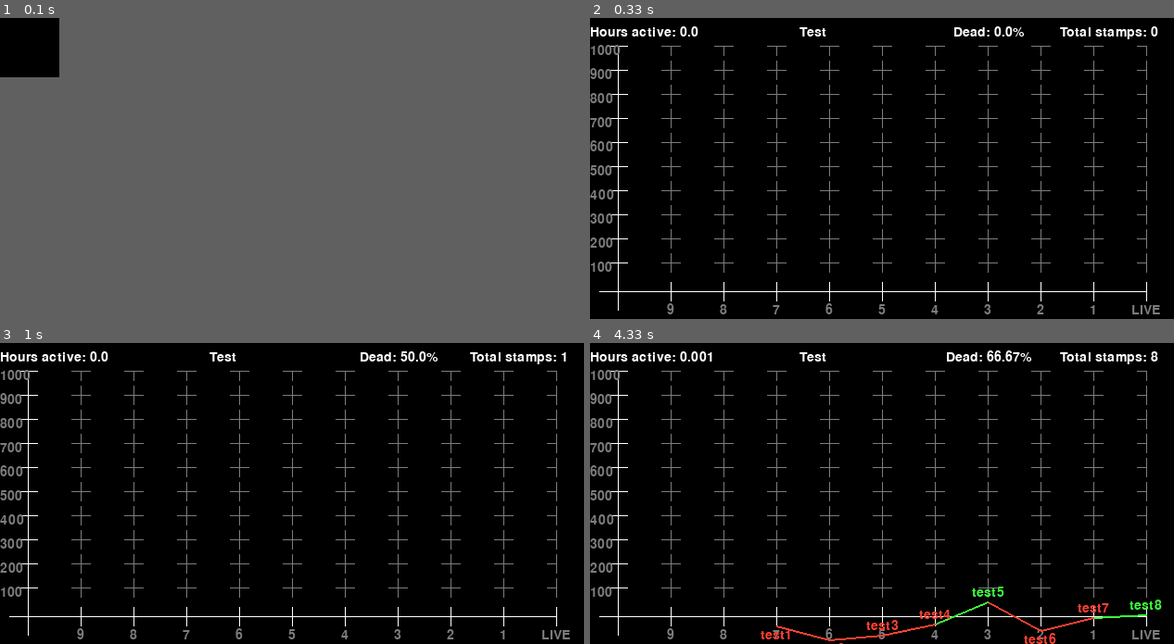
Above: before the commit, frames 1-4 (two rows, left to right).
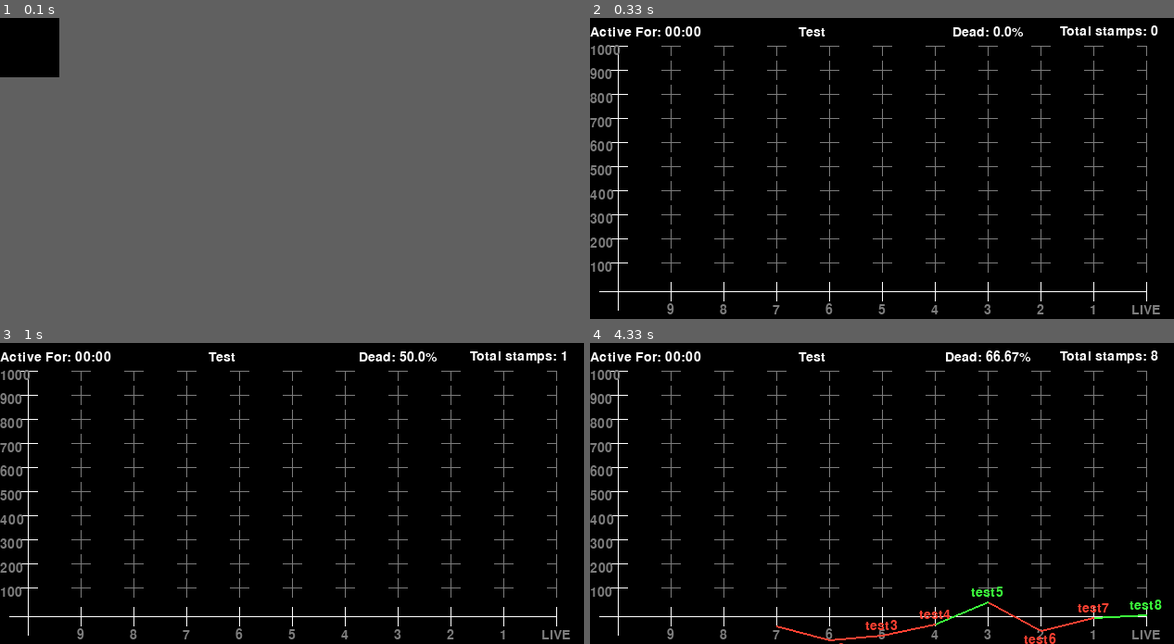
Above: after the commit, the same moments.

Repository: GerElef/pywebwatcher2
Game: pygame game, started from user_io/pygameplotter.py
Two runs of this game, one before a commit and one after it. Both use one fixed random seed, a clock stepped at 60 frames per second and the inputs below.
Inputs:
- Up to frame 1 (0.1 s): no input
- Up to frame 2 (0.33 s): no input
- Up to frame 3 (1 s): no input
- Up to frame 4 (4.33 s): no input

Frame 1 is identical in both runs. In frame 2, 0.9% of the frame differs, in the area x 0-98%, y 2-8%; in frame 3, 0.9%; in frame 4, 1.3%, in the area x 0-98%, y 2-99%.

Commit message:
Removed the display of the very last server

Diff:
--- a/user_io/pygameplotter.py
+++ b/user_io/pygameplotter.py
@@ -87,12 +87,13 @@
 
     def draw_misc(self):
         if self.timer:
-            epoch_hours = round(((time() - self.start_time) / 60) / 60, 3)
-            self.draw_text(f"Hours active: {epoch_hours}", self.WHITE, (int(self.MARGIN_W), int(self.MARGIN_H / 2)),
-                           offset_x=10)
+            minutes, seconds = divmod(time() - self.start_time, 60)
+            hours, minutes = divmod(minutes, 60)
+            self.draw_text(f"Active For: {hours:02.0f}:{minutes:02.0f}", self.WHITE,
+                                         (int(self.MARGIN_W), int(self.MARGIN_H / 2)), offset_x=10)
 
         if self.title:
-            self.draw_text(self.title, self.WHITE, (self.MARGIN_W * 8, int(self.MARGIN_H / 2)))
+            self.draw_text(self.title, self.WHITE, (int(self.MARGIN_W) * 8, int(self.MARGIN_H / 2)))
 
         self.draw_text(f"Total stamps: {self.total_stamps}", self.WHITE,
                        (self.screen.get_width() + self.MARGIN_W, int(self.MARGIN_H / 2)), offset_x=-100)
@@ -101,14 +102,17 @@
 
     def draw_text(self, s: str, colour, pos: tuple[int, int], offset_x: int = 0, offset_y: int = 0):
         surface = self.plot_font.render(s, True, colour)
-        x = round(pos[0] - surface.get_width() / 2) + offset_x
-        y = round(pos[1] - surface.get_height() / 2) + offset_y
+        x = int(pos[0] - surface.get_width() / 2) + offset_x
+        y = int(pos[1] - surface.get_height() / 2) + offset_y
         if x < 0:
             x = 0
-        if x > self.screen.get_width():
+        elif x > self.screen.get_width():
             x = self.screen.get_width()
-        if y > self.screen.get_width():
-            y = self.screen.get_width()
+
+        if y < 0:
+            y = 0
+        elif y > self.screen.get_width():
+            y = self.screen.get_height()
         self.screen.blit(surface, (x, y))
 
     def draw_stamps(self, colour_alive, colour_dead):
@@ -120,23 +124,13 @@
 
         for i in range(0, len(self.display_stamps) - 1):
             curr_point = (offset_x + self.map_x_to_plot(i), offset_y + self.map_y_to_plot(self.display_stamps[i]))
-            next_point = (offset_x + self.map_x_to_plot(i + 1), offset_y + self.map_y_to_plot(self.display_stamps[i + 1]))
+            next_point = (
+                offset_x + self.map_x_to_plot(i + 1), offset_y + self.map_y_to_plot(self.display_stamps[i + 1]))
             line_colour = colour_dead if is_dead(self.display_stamps[i]) else colour_alive
             text_offset_y = self.label_offset_y if curr_point[1] > next_point[1] else -self.label_offset_y
 
             self.draw_text(self.display_stamps[i].label, line_colour, curr_point, offset_y=text_offset_y)
             pygame.draw.line(self.screen, line_colour, curr_point, next_point, 2)
-
-        if len(self.display_stamps) > 1:
-            second_last_point = (offset_x + self.map_x_to_plot(len(self.display_stamps) - 2),
-                                 offset_y + self.map_y_to_plot(self.display_stamps[-2]))
-            last_point = (offset_x + self.map_x_to_plot(len(self.display_stamps) - 1),
-                          offset_y + self.map_y_to_plot(self.display_stamps[-1]))
-            line_colour = colour_alive if not is_dead(self.display_stamps[-1]) else colour_dead
-            text_offset_y = self.label_offset_y if second_last_point[1] > last_point[1] else -self.label_offset_y
-
-            self.draw_text(self.display_stamps[-1].label, line_colour, last_point, offset_y=text_offset_y)
-            pygame.draw.line(self.screen, line_colour, second_last_point, last_point, 2)
 
     def map_y_to_plot(self, stamp: Stamp) -> int:
         # https://stackoverflow.com/questions/929103/convert-a-number-range-to-another-range-maintaining-ratio
